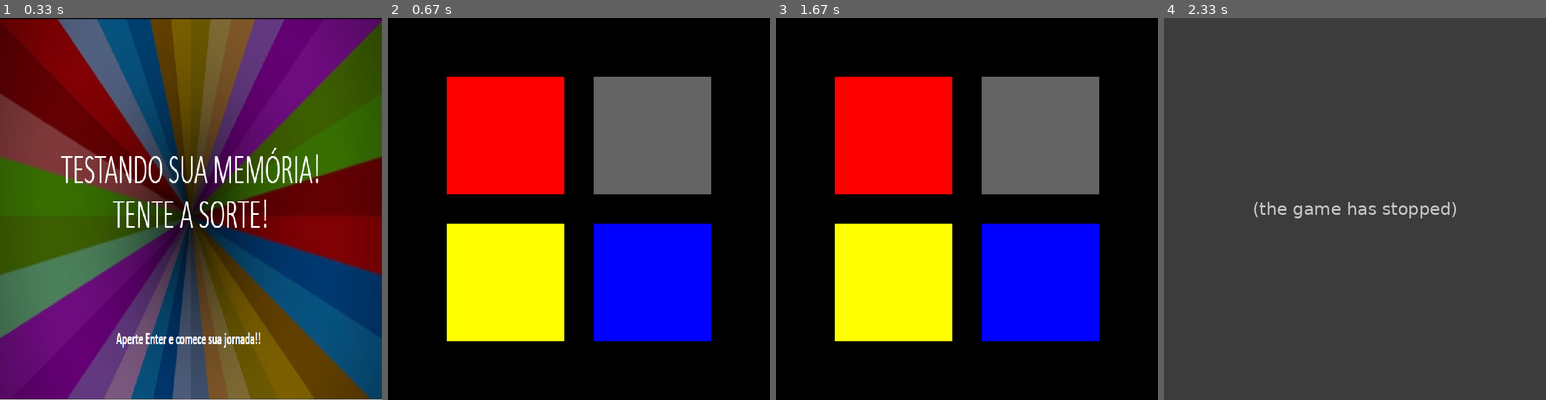
Above: before the commit, frames 1-4 (left to right).
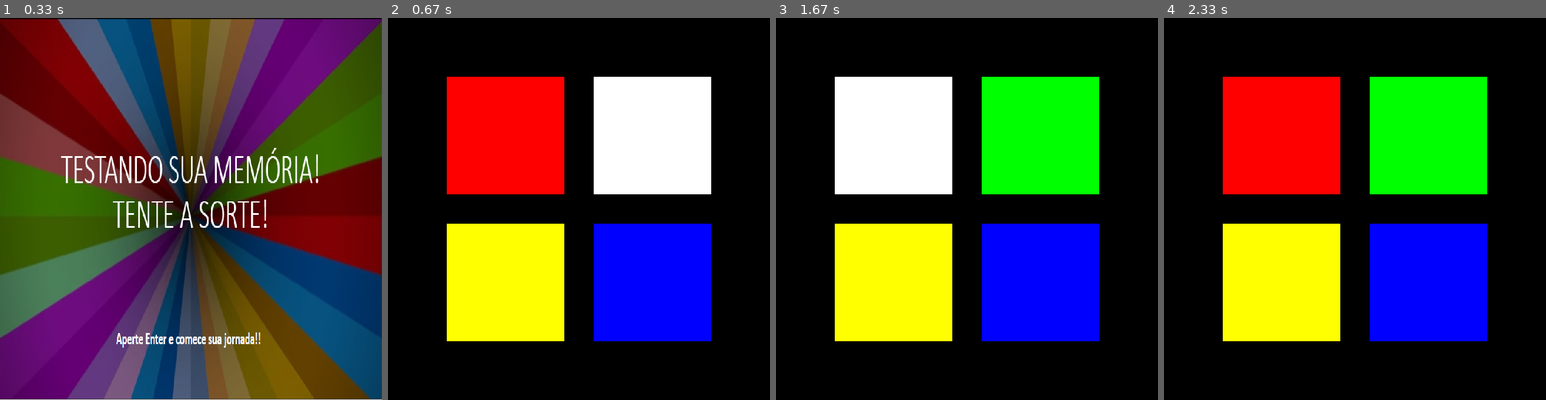
Above: after the commit, the same moments.

Repository: CaioNovelli/Projeto_Final_Pygame
Game: pygame game, started from Código Pygame.py
Same seed, same stepped clock (60 frames per second), same inputs: the game is played once before the commit and once after it.
Inputs (mouse positions are in pixels of both pictures, inside the frame that each line leads up to):
- Up to frame 1 (0.33 s): no input
- Up to frame 2 (0.67 s): tap Enter at 0.33 s
- Up to frame 3 (1.67 s): click (967, 235) at 0.72 s; click (1039, 136) at 1.05 s
- Up to frame 4 (2.33 s): no input

Frame 1 is identical in both runs. In frame 2, 9.5% of the frame differs, in the area x 53-85%, y 15-47%; in frame 3, 19%; in frame 4, 100%, in the area x 0-100%, y 0-100%.
Error before the commit: IndexError: list index out of range (Código Pygame.py line 131); the game stopped at 1.88 s (later frames are placeholders)

Commit message:
Diminuindo o tempo de reação do jogo.

Diff:
--- a/Código Pygame.py
+++ b/Código Pygame.py
@@ -80,11 +80,11 @@
 
 
 
-            pygame.draw.rect(window,(100,100,100), info['pos'])
+            pygame.draw.rect(window,(255,255,255), info['pos'])
             t_final = time.time()
 
             tempo_decorrido = (t_final-t_inicial)
-            if tempo_decorrido >1.5:
+            if tempo_decorrido >0.5:
                 t_inicial = t_final
                 cor_atual+=1
 
